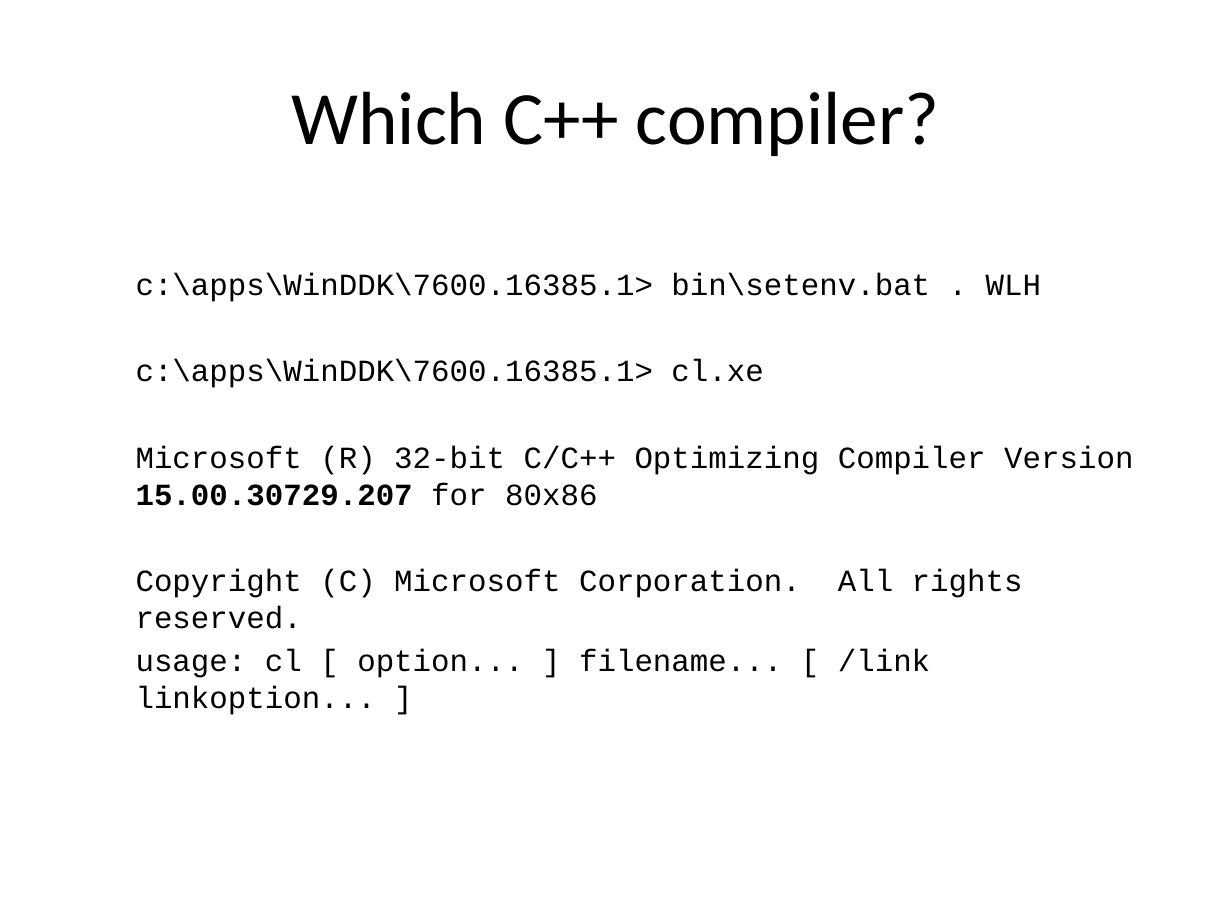
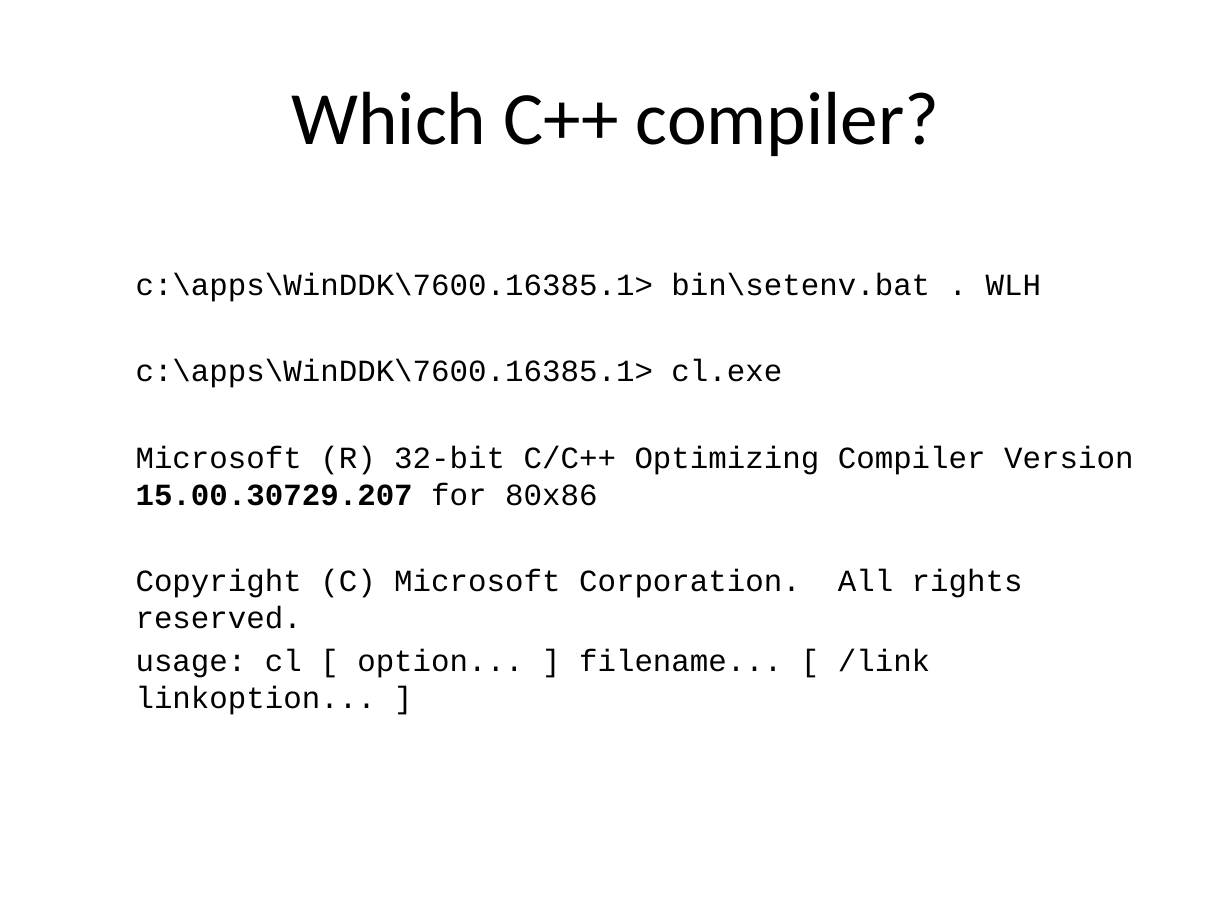
Before and after one commit to fellmad/FunWithCpp11, a slide deck: slide 7 of doc/Fun_with_C++11.pptx. Drawn at 1232x924 pixels with LibreOffice and Linux fonts; fonts in the diff are those of the drawing. Boxes give left, top, right and bottom in pixels: in the first picture for what was removed or moved away, otherwise in the second. Text is boxed around its words. In the diff, an @@ line names an element or a change of style, - is before the commit and + after.

```diff
--- a/doc/Fun_with_C++11.pptx
+++ b/doc/Fun_with_C++11.pptx
@@ text at (136, 359, 782, 388): text changed @@
-  c:\apps\WinDDK\7600.16385.1> cl.xe
+  c:\apps\WinDDK\7600.16385.1> cl.exe
```
Also in this commit, not shown: 2 other slides changed.
